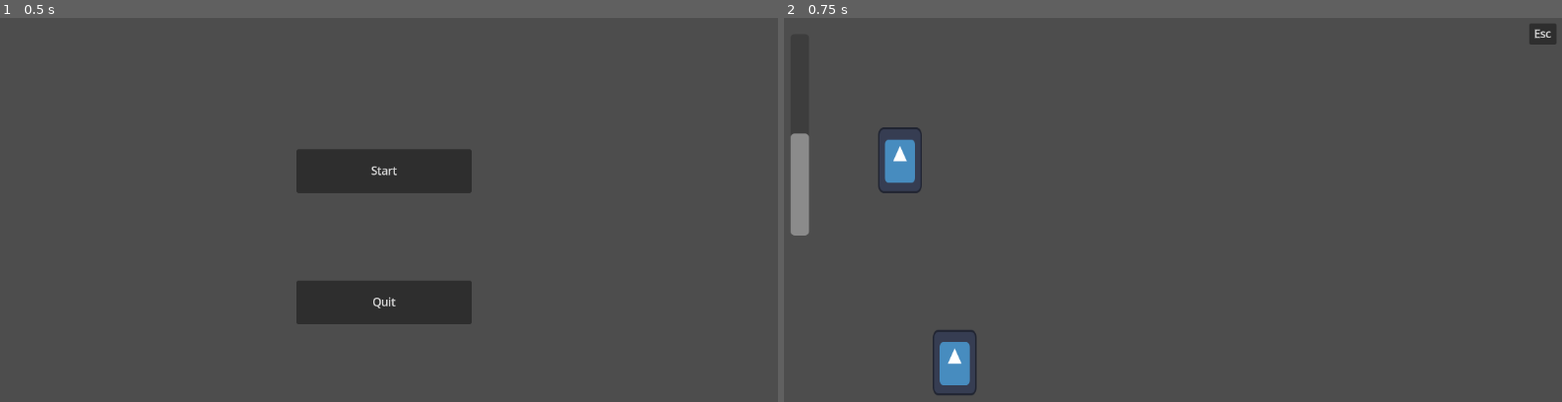
Above: before the commit, frames 1-2 (left to right).
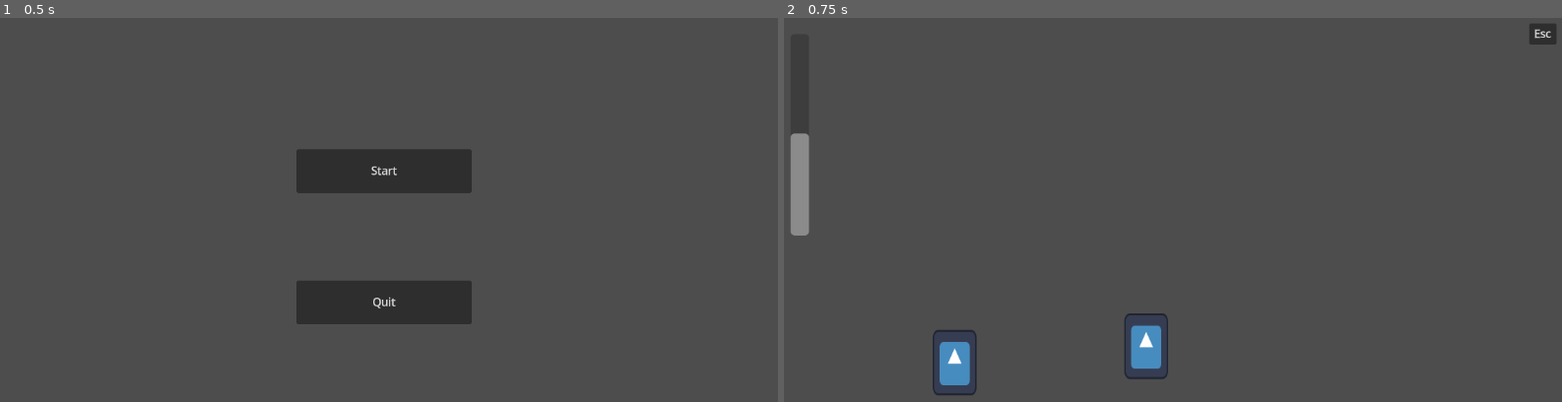
Above: after the commit, the same moments.

Repository: kchiu1/Card-Battle-Game
Game: Godot game, scene res://main/Main Menu.tscn
Two runs of this game, one before a commit and one after it. Both use one fixed random seed, a clock stepped at 60 frames per second and the inputs below. The engine's default icon, where the game draws it, is replaced by a stand-in: a white triangle on a blue panel in a dark square.
Inputs:
- Up to frame 1 (0.5 s): no input
- Up to frame 2 (0.75 s): click "Start" at 0.5 s

Frame 1 is identical in both runs. In frame 2, 1.2% of the frame differs, in the area x 12-50%, y 28-95%.

Commit message:
Card Hovering and Dragging
Added simple Card Hovering and dragging animations

Diff:
--- /dev/null
+++ b/card-battle-game/Card/TestCard.gd
@@ -0,0 +1,21 @@
+extends Node2D
+
+signal hovered
+signal hovered_off
+
+# Called when the node enters the scene tree for the first time.
+func _ready() -> void:
+    get_parent().connect_card_signals(self)
+
+
+# Called every frame. 'delta' is the elapsed time since the previous frame.
+func _process(_delta: float) -> void:
+    pass
+
+
+func _on_area_2d_mouse_entered() -> void:
+    emit_signal("hovered", self)
+
+
+func _on_area_2d_mouse_exited() -> void:
+    emit_signal("hovered_off", self)
--- a/card-battle-game/Card/TestCard.tscn
+++ b/card-battle-game/Card/TestCard.tscn
@@ -1,11 +1,13 @@
-[gd_scene load_steps=3 format=3 uid="uid://c3piouhj4xuq0"]
+[gd_scene load_steps=4 format=3 uid="uid://c3piouhj4xuq0"]
 
 [ext_resource type="Texture2D" uid="uid://d3yh38u6kfiqf" path="res://icon.svg" id="1_gasdx"]
+[ext_resource type="Script" uid="uid://cntv05t1xicpe" path="res://Card/TestCard.gd" id="1_wxwo3"]
 
 [sub_resource type="RectangleShape2D" id="RectangleShape2D_6ma3f"]
 size = Vector2(64, 96)
 
 [node name="TestCard" type="Node2D"]
+script = ExtResource("1_wxwo3")
 
 [node name="CardImage" type="Sprite2D" parent="."]
 scale = Vector2(0.5, 0.75)
@@ -15,3 +17,6 @@
 
 [node name="CollisionShape2D" type="CollisionShape2D" parent="Area2D"]
 shape = SubResource("RectangleShape2D_6ma3f")
+
+[connection signal="mouse_entered" from="Area2D" to="." method="_on_area_2d_mouse_entered"]
+[connection signal="mouse_exited" from="Area2D" to="." method="_on_area_2d_mouse_exited"]
--- a/card-battle-game/Levels/TestFight.tscn
+++ b/card-battle-game/Levels/TestFight.tscn
@@ -27,9 +27,9 @@
 script = ExtResource("2_kpqo2")
 
 [node name="TestCard" parent="CardManager" instance=ExtResource("3_54eh7")]
-position = Vector2(184, 208)
+position = Vector2(544, 480)
 
-[node name="TestCard" parent="." instance=ExtResource("3_54eh7")]
+[node name="TestCard2" parent="CardManager" instance=ExtResource("3_54eh7")]
 position = Vector2(264, 504)
 
 [connection signal="pressed" from="Main Menu" to="." method="_on_main_menu_pressed"]
--- a/card-battle-game/Levels/card_manager.gd
+++ b/card-battle-game/Levels/card_manager.gd
@@ -4,6 +4,8 @@
 
 var card_being_dragged
 var screen_size
+
+var is_hovering_on_card
 
 # Called when the node enters the scene tree for the first time.
 func _ready() -> void:
@@ -22,9 +24,45 @@
         if event.is_pressed():
             var card = raycast_check_for_card()
             if card:
-                card_being_dragged = card
+                start_drag(card)
         else:
-            card_being_dragged = null
+            finish_drag()
+
+func start_drag(card):
+    card.scale = Vector2(1, 1)
+    card_being_dragged = card
+
+
+func finish_drag():
+    card_being_dragged.scale = Vector2(1.05, 1.05)
+    card_being_dragged = null
+
+func connect_card_signals(card):
+    card.connect("hovered", on_hovered_over_card)
+    card.connect("hovered_off", on_hovered_off_card)
+
+func on_hovered_over_card(card):
+    if !is_hovering_on_card:
+        highlight_card(card, true)
+        is_hovering_on_card = true
+
+func on_hovered_off_card(card):
+    if !card_being_dragged:
+        highlight_card(card, false)
+        var new_card_hovered = raycast_check_for_card()
+        if new_card_hovered:
+            highlight_card(new_card_hovered, true)
+        else:
+            is_hovering_on_card = false
+
+func highlight_card(card, hovered):
+    if hovered:
+        card.scale = Vector2(1.05, 1.05)
+        card.z_index = 2
+    else:
+        card.scale = Vector2(1, 1)
+        card.z_index = 1
+
 
 func raycast_check_for_card():
     var space_state = get_world_2d().direct_space_state
@@ -34,5 +72,16 @@
     parameters.collision_mask = COLLISION_MASK_CARD
     var result= space_state.intersect_point(parameters)
     if result.size() > 0:
-        return result[0].collider.get_parent()
+        return get_card_with_highest_z_index(result)
     return null
+
+func get_card_with_highest_z_index(cards):
+    var highest_z_card = cards[0].collider.get_parent()
+    var highest_z_index = highest_z_card.z_index
+
+    for i in range(1, cards.size()):
+        var curr_card = cards[i].collider.get_parent()
+        if curr_card.z_index > highest_z_index:
+            highest_z_card = curr_card
+            highest_z_index = curr_card.z_index
+    return highest_z_card
--- a/card-battle-game/Levels/test_fight.gd
+++ b/card-battle-game/Levels/test_fight.gd
@@ -7,7 +7,7 @@
 
 
 # Called every frame. 'delta' is the elapsed time since the previous frame.
-func _process(delta: float) -> void:
+func _process(_delta: float) -> void:
     pass
 
 
Not shown, added: card-battle-game/Card/TestCard.gd.uid
Not shown, added: card-battle-game/Pictures/Concepts 1.png.import
Not shown, added: card-battle-game/Pictures/Concepts 2.png.import
